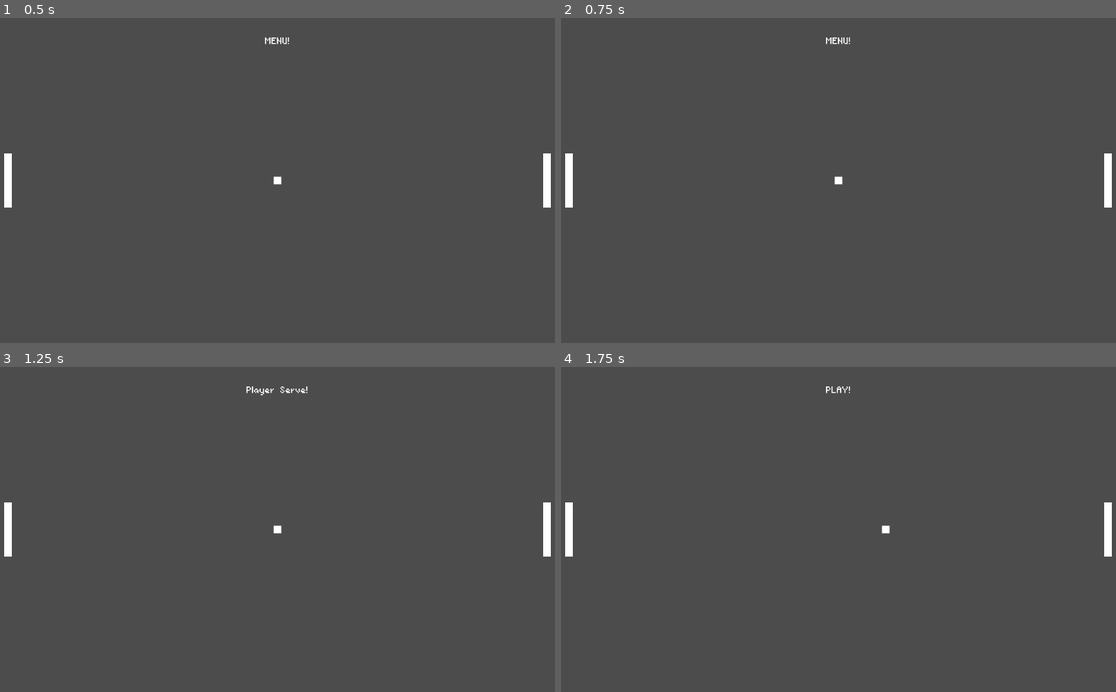
Above: before the commit, frames 1-4 (two rows, left to right).
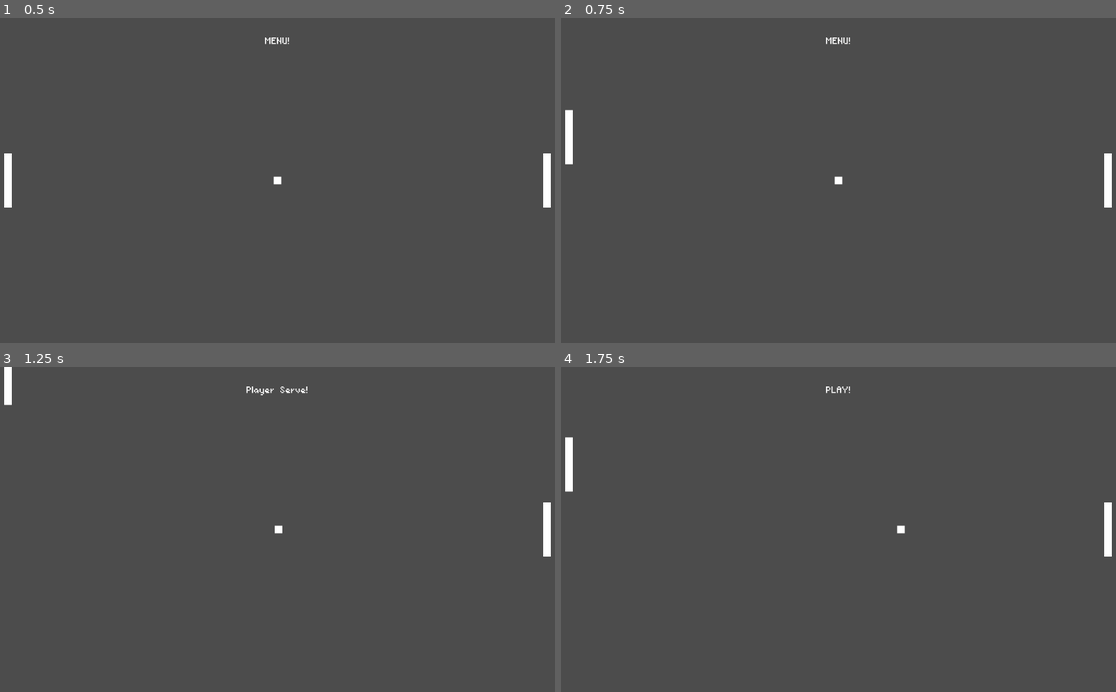
Above: after the commit, the same moments.

Repository: GenreShinobi/Ping-Bing
Game: Godot game, scene res://game.tscn
Two runs of this game, one before a commit and one after it. Both use one fixed random seed, a clock stepped at 60 frames per second and the inputs below.
Inputs:
- Up to frame 1 (0.5 s): no input
- Up to frame 2 (0.75 s): tap Enter at 0.5 s; hold W from 0.53 s (still down)
- Up to frame 3 (1.25 s): keep holding W; tap Space at 0.77 s
- Up to frame 4 (1.75 s): release W at 1.28 s; hold S from 1.28 s (still down); tap Space at 1.52 s

Frame 1 is identical in both runs. In frame 2, 0.4% of the frame differs, in the area x 0-3%, y 28-59%; in frame 3, 0.4%; in frame 4, 0.5%, in the area x 0-63%, y 21-59%.

Commit message:
Add paddle movement and boundary collision
The ball will change angle depending on the section of the paddle it collides with and will now bounce off the top and bottom boundaries

Diff:
--- a/game/ball/ball.gd
+++ b/game/ball/ball.gd
@@ -16,7 +16,29 @@
 
 		if collision:
 			if collision.collider.is_in_group("paddle"):
-				speed = -speed
+				speed = speed * Vector2(-1, 1)
+				print(collision.collider.get_groups())
+				if collision.collider.is_in_group("paddle_top"):
+					speed.y = -400.0
+				elif collision.collider.is_in_group("paddle_bot"):
+					speed.y = 400.0
+				elif collision.collider.is_in_group("paddle_mid"):
+					speed.y = 0.0
+			if collision.collider.is_in_group("boundary"):
+				speed = speed * Vector2(1, -1)
+
+
+func _process(delta :float):
+	var fps = Engine.get_frames_per_second()
+	var lerp_interval = speed / fps
+	var lerp_position = global_transform.origin + lerp_interval
+
+	if fps > 60:
+		set_as_toplevel(true)
+		global_transform.origin = global_transform.origin.linear_interpolate(lerp_position, 20 * delta)
+	else:
+		global_transform = global_transform
+		set_as_toplevel(false)
 
 func setStartingPosition() -> void:
 	position = starting_position
--- a/game/game.tscn
+++ b/game/game.tscn
@@ -1,9 +1,12 @@
-[gd_scene load_steps=5 format=2]
+[gd_scene load_steps=6 format=2]
 
 [ext_resource path="res://game.gd" type="Script" id=1]
 [ext_resource path="res://ball/ball.tscn" type="PackedScene" id=2]
 [ext_resource path="res://paddle/paddle.tscn" type="PackedScene" id=3]
 [ext_resource path="res://assets/fonts/primary_font_medium.tres" type="DynamicFont" id=4]
+
+[sub_resource type="RectangleShape2D" id=1]
+extents = Vector2( 521, 5 )
 
 [node name="Game" type="Node2D"]
 script = ExtResource( 1 )
@@ -24,3 +27,13 @@
 
 [node name="Ball" parent="." instance=ExtResource( 2 )]
 position = Vector2( 84, -54 )
+
+[node name="KinematicBody2D" type="KinematicBody2D" parent="." groups=["boundary"]]
+
+[node name="CollisionTop" type="CollisionShape2D" parent="KinematicBody2D" groups=["boundary"]]
+position = Vector2( 511, -5 )
+shape = SubResource( 1 )
+
+[node name="CollisionBtm" type="CollisionShape2D" parent="KinematicBody2D" groups=["boundary"]]
+position = Vector2( 511, 605 )
+shape = SubResource( 1 )
--- a/game/paddle/paddle.gd
+++ b/game/paddle/paddle.gd
@@ -2,6 +2,11 @@
 
 # padding
 var padding := 16.0
+
+# speed
+var paddle_speed = Vector2(0.0, 400.0)
+
+onready var panel = $PanelContainer
 
 # paddle side
 export (bool) var right_paddle :bool = false
@@ -11,6 +16,14 @@
 	if is_in_group("ai_paddle"):
 		setAIPaddleSide()
 	setStartingPosition()
+
+
+func _physics_process(delta :float):
+	if is_in_group("player_paddle"):
+		if(Input.is_key_pressed(KEY_W)):
+			position += -paddle_speed * delta
+		if(Input.is_key_pressed(KEY_S)):
+			position += paddle_speed * delta
 
 
 func setStartingPosition() -> void:
--- a/game/paddle/paddle.tscn
+++ b/game/paddle/paddle.tscn
@@ -6,9 +6,15 @@
 bg_color = Color( 1, 1, 1, 1 )
 
 [sub_resource type="RectangleShape2D" id=2]
-extents = Vector2( 8, 51 )
+extents = Vector2( 7, 16.5 )
 
-[node name="Paddle" type="KinematicBody2D" groups=["paddle"]]
+[sub_resource type="RectangleShape2D" id=3]
+extents = Vector2( 7, 17 )
+
+[sub_resource type="RectangleShape2D" id=4]
+extents = Vector2( 7, 16.5 )
+
+[node name="Paddle" type="Node2D" groups=["paddle"]]
 script = ExtResource( 1 )
 
 [node name="PanelContainer" type="PanelContainer" parent="."]
@@ -19,5 +25,19 @@
 rect_min_size = Vector2( 10, 100 )
 custom_styles/panel = SubResource( 1 )
 
-[node name="CollisionShape2D" type="CollisionShape2D" parent="."]
+[node name="KinematicTop" type="KinematicBody2D" parent="." groups=["paddle", "paddle_top"]]
+
+[node name="CollisionTop" type="CollisionShape2D" parent="KinematicTop"]
+position = Vector2( 0, -33.5 )
 shape = SubResource( 2 )
+
+[node name="KinematicMid" type="KinematicBody2D" parent="." groups=["paddle", "paddle_mid"]]
+
+[node name="CollisionMid" type="CollisionShape2D" parent="KinematicMid"]
+shape = SubResource( 3 )
+
+[node name="KinematicBot" type="KinematicBody2D" parent="." groups=["paddle", "paddle_bot"]]
+
+[node name="CollisionBot" type="CollisionShape2D" parent="KinematicBot"]
+position = Vector2( 0, 33.5 )
+shape = SubResource( 4 )
Not shown: 1 places in game/paddle/paddle.tscn that only renumber resources
